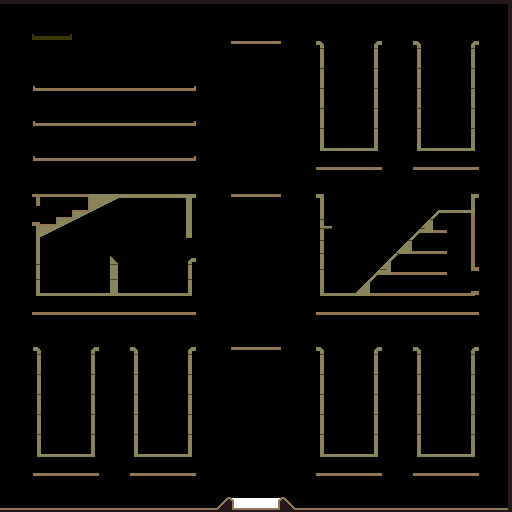
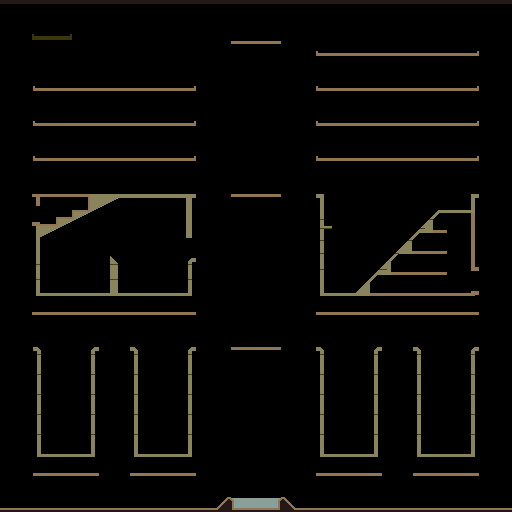
Comparing the layer stacks of the two w=512, h=512 images. Changes:
painted on "Background" over [316, 4, 512, 510]
renamed "scene.png" to "scene.png #1", showed it, painted on it over [232, 4, 512, 510]